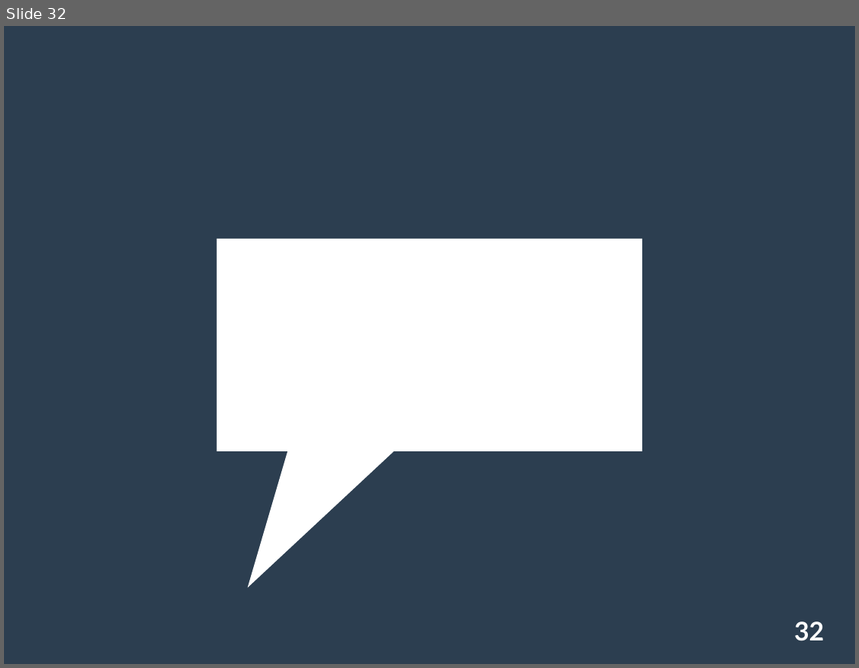
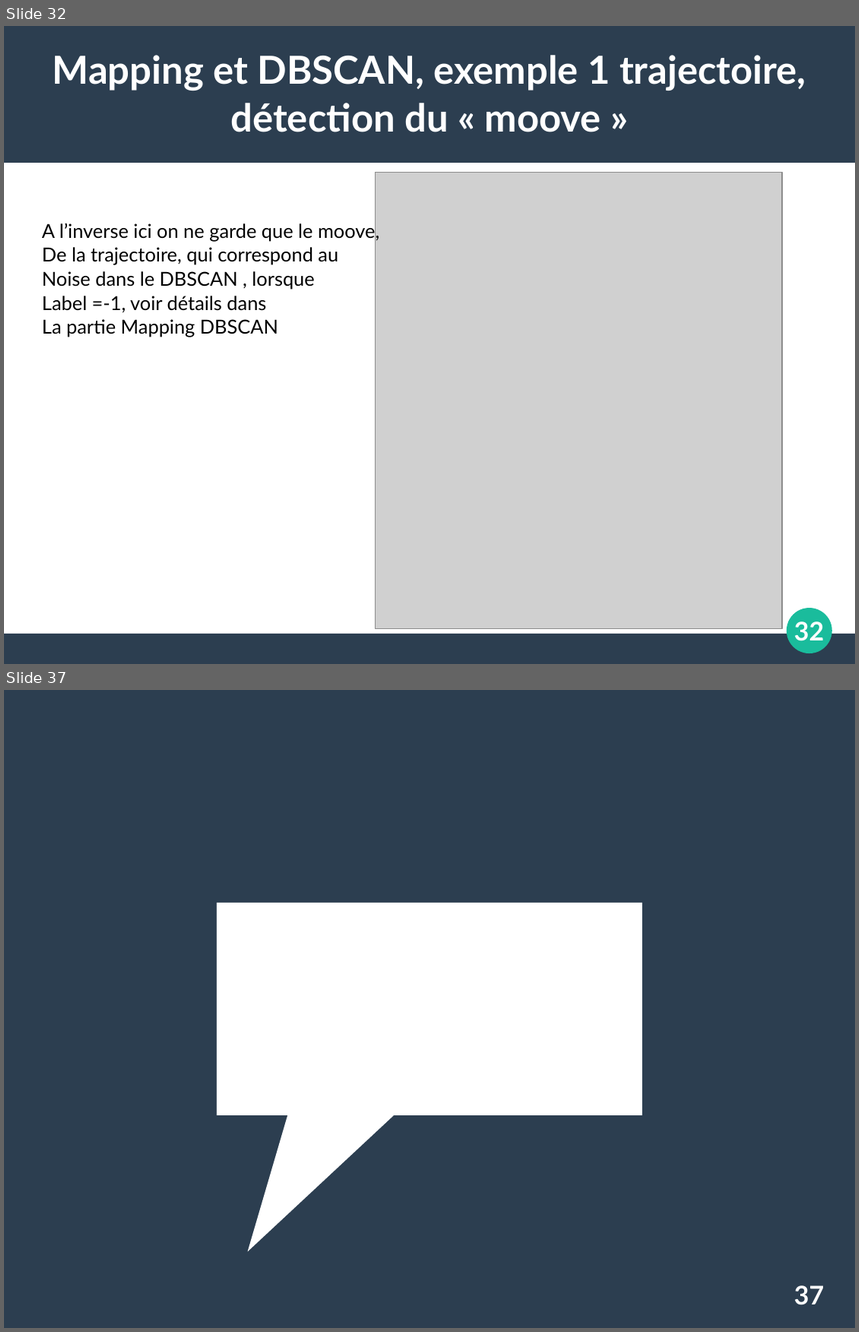
Before and after one commit to koper921/ProjetGps, a slide deck: Slide TER.ppt. Shown one above the other, each under a label of ours: slide 32 before the commit, slides 32 and 37 after it; the slides between them are not shown. The pictures are 859x668 and 859x1332 pixels, drawn with LibreOffice and Linux fonts; fonts in the diff are those of the drawing; grey boxes stand for pictures. Boxes give left, top, right and bottom in pixels: in the first picture for what was removed or moved away, otherwise in the second. Text is boxed around its words. In the diff, an @@ line names an element or a change of style, - is before the commit and + after.

Commit message:
ajout détection stop, moove dbscan+ modif sur slide

```diff
--- a/Slide TER.ppt
+++ b/Slide TER.ppt
@@ slide 32 added at (4, 26, 855, 664), background #FFFFFF @@
@@ rectangle added at (4, 26, 855, 163), fill #2C3E50 @@
@@ title added at (53, 55, 807, 132), 36 pt, text #FFFFFF, bold @@
+Mapping et DBSCAN, exemple 1 trajectoire, détection du « moove »
@@ picture added at (375, 172, 782, 629) @@
@@ text added at (42, 221, 379, 338), 18 pt, text #000000 @@
+A l’inverse ici on ne garde que le moove,
+De la trajectoire, qui correspond au
+Noise dans le DBSCAN , lorsque
+Label =-1, voir détails dans
+La partie Mapping DBSCAN
@@ ellipse added at (788, 608, 833, 654), fill #1ABC9C @@
@@ rectangle added at (4, 634, 855, 664), fill #2C3E50 @@
@@ page number added at (794, 622, 824, 642), 24 pt, text #FFFFFF, bold @@
+32
@@ what was slide 32 is now slide 37 @@
@@ page number at (794, 1286, 824, 1306): text changed @@
-32
+37
```
Also in this commit, not shown: 11 slides changed, 4 other slides added, 11 other files.
